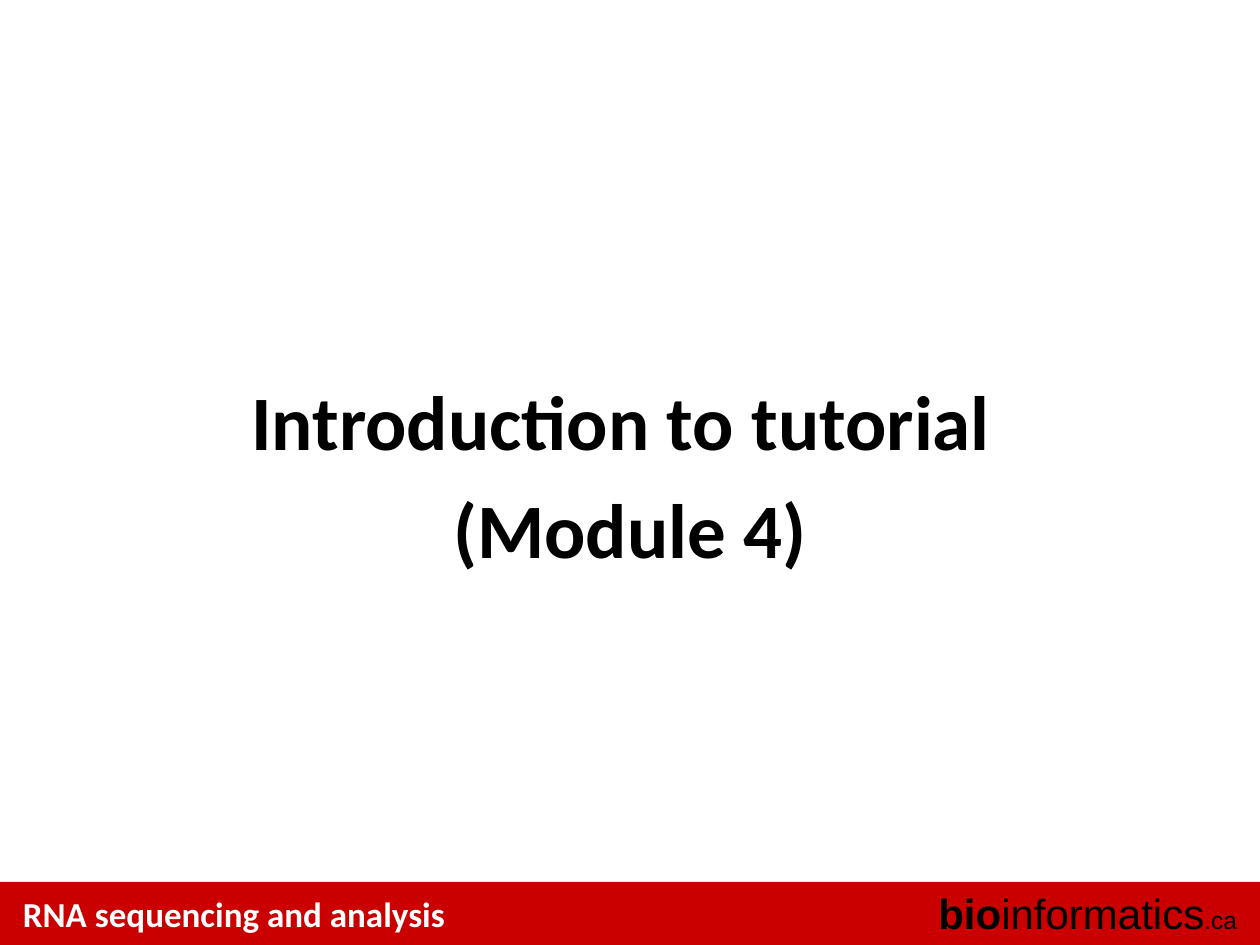
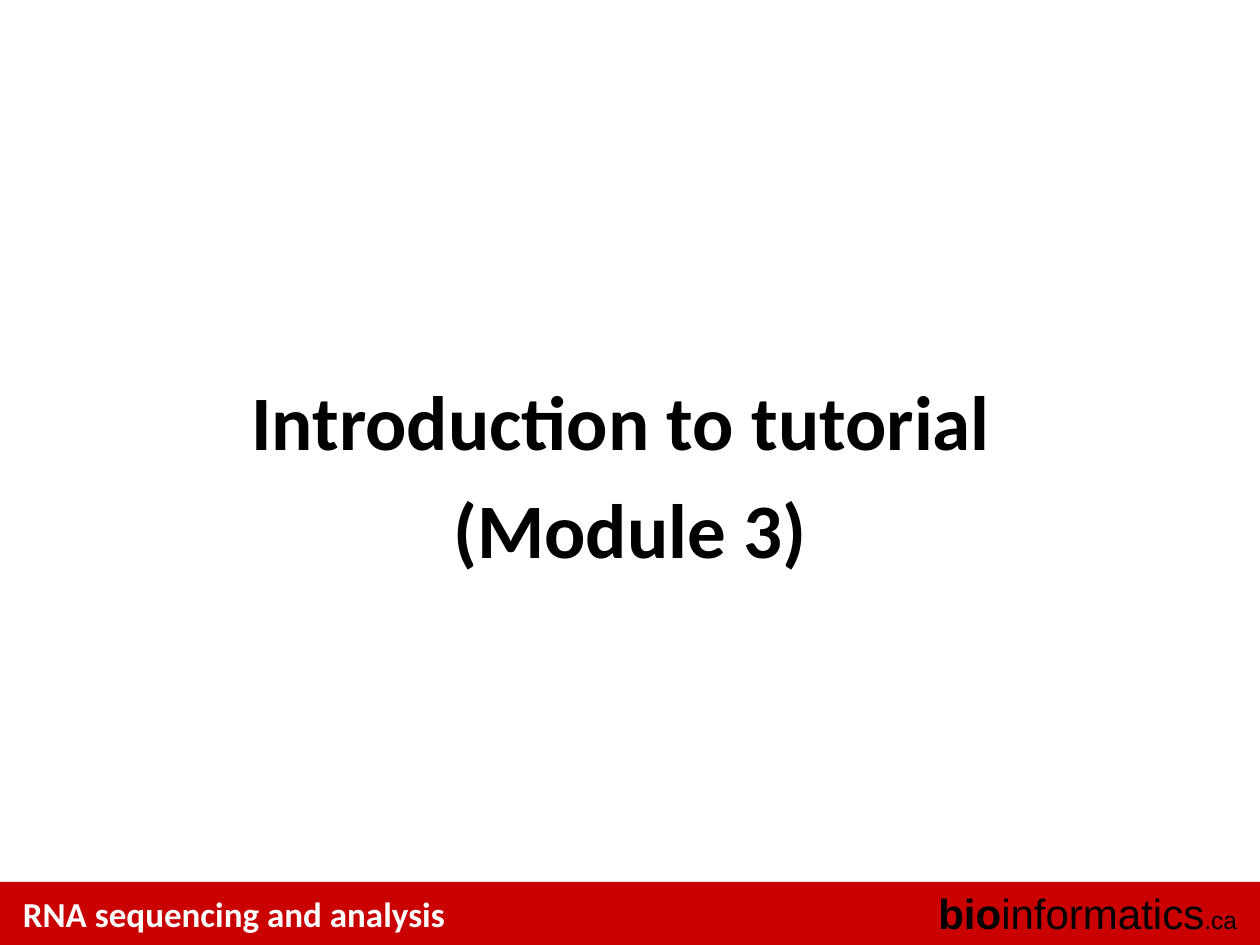
Before and after one commit to griffithlab/rnaseq_tutorial_wiki, a slide deck: slide 20 of LectureFiles/cbw/2015/RNASeq_Module3_Lecture.pptx (slide 21 before the commit). Drawn at 1260x945 pixels with LibreOffice and Linux fonts; fonts in the diff are those of the drawing. Boxes give left, top, right and bottom in pixels: in the first picture for what was removed or moved away, otherwise in the second. Text is boxed around its words. In the diff, an @@ line names an element or a change of style, - is before the commit and + after.

```diff
--- a/LectureFiles/cbw/2015/RNASeq_Module3_Lecture.pptx
+++ b/LectureFiles/cbw/2015/RNASeq_Module3_Lecture.pptx
@@ text at (453, 501, 806, 570): text changed @@
-(Module 4)
+(Module 3)
```
Also in this commit, not shown: 3 other slides changed, 1 slide removed, 7 other files.
